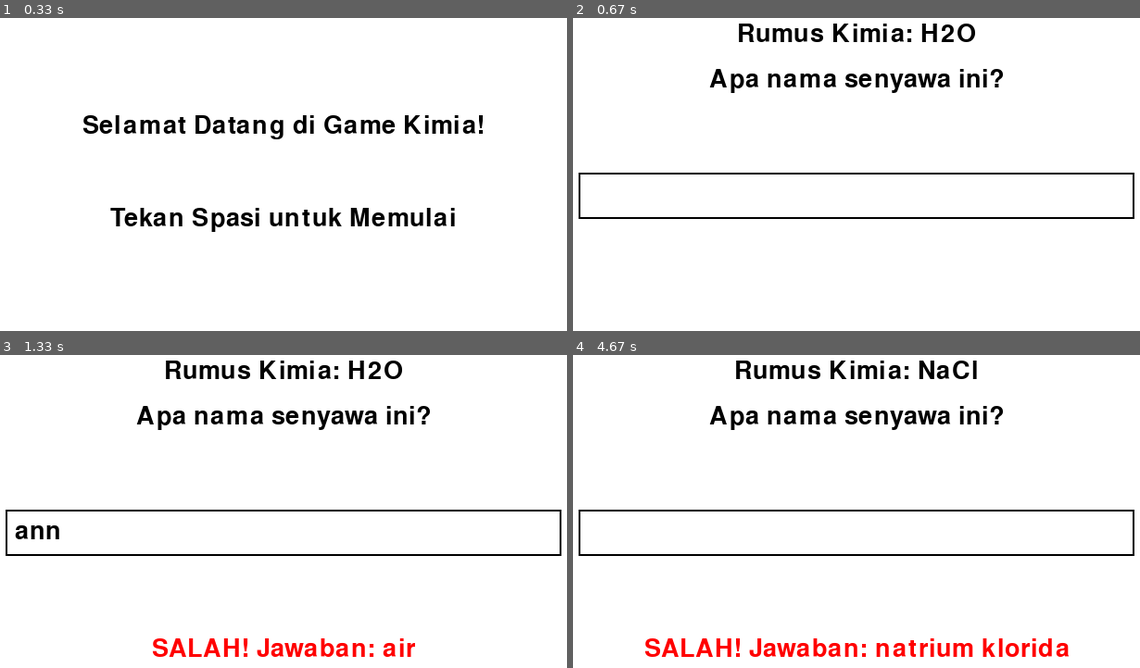
Above: before the commit, frames 1-4 (two rows, left to right).
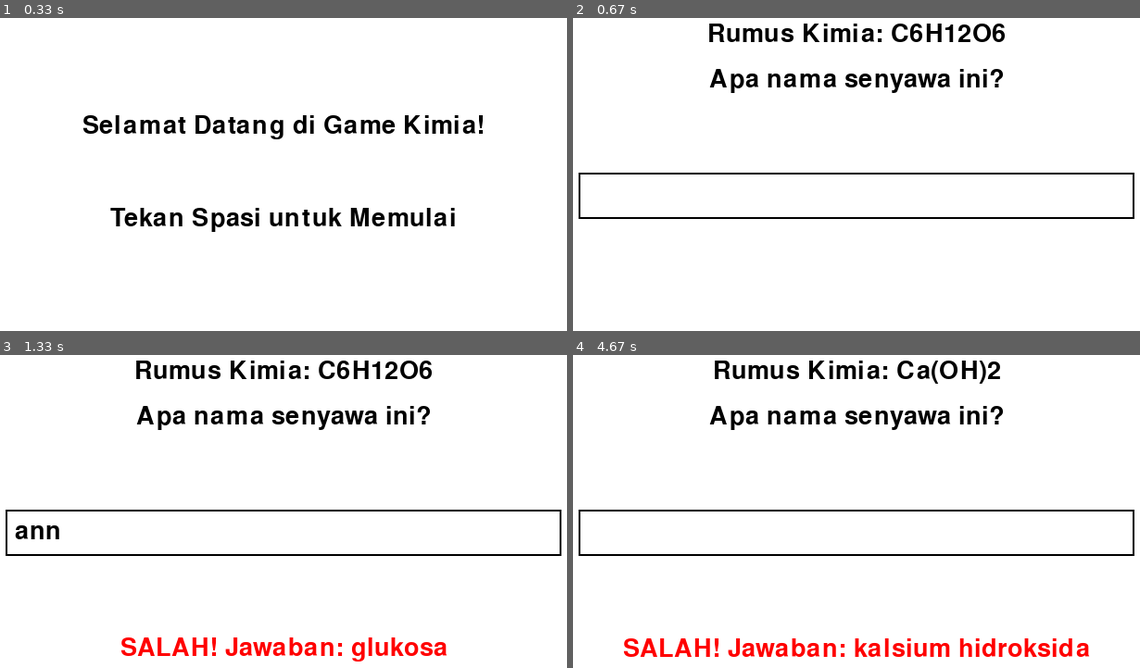
Above: after the commit, the same moments.

Repository: BaraArdiwinata/Bantu-Nida
Game: pygame game, started from chemistry_pygame.py
Same seed, same stepped clock (60 frames per second), same inputs: the game is played once before the commit and once after it.
Inputs:
- Up to frame 1 (0.33 s): no input
- Up to frame 2 (0.67 s): tap Space at 0.33 s
- Up to frame 3 (1.33 s): type "ann" at 0.67 s; tap Enter at 1 s
- Up to frame 4 (4.67 s): tap Enter at 2.87, 4.45 s; type "a" at 4.32 s

Frame 1 is identical in both runs. In frame 2, 1.8% of the frame differs, in the area x 24-77%, y 1-8%; in frame 3, 3.6%; in frame 4, 4.3%, in the area x 8-92%, y 1-97%.

Commit message:
tambahan senyawa

Diff:
--- a/chemistry_pygame.py
+++ b/chemistry_pygame.py
@@ -23,6 +23,28 @@
     "H2O": {"name": "air", "sifat": "Cairan tidak berwarna"},
     "CO2": {"name": "karbon dioksida", "sifat": "Gas tidak berwarna"},
     "NaCl": {"name": "natrium klorida", "sifat": "Dikenal sebagai garam dapur"},
+    "H2SO4": {"name": "asam sulfat", "sifat": "Cairan kental, sangat korosif"},
+    "HCl": {"name": "asam klorida", "sifat": "Cairan asam kuat"},
+    "NH3": {"name": "amonia", "sifat": "Gas dengan bau menyengat"},
+    "CH4": {"name": "metana", "sifat": "Gas tidak berwarna, bahan bakar utama gas alam"},
+    "C2H6": {"name": "etana", "sifat": "Gas tidak berwarna, digunakan dalam produksi etilena"},
+    "C6H12O6": {"name": "glukosa", "sifat": "Kristal putih, sumber energi utama tubuh"},
+    "CaCO3": {"name": "kalsium karbonat", "sifat": "Padatan putih, bahan utama kapur dan marmer"},
+    "C2H5OH": {"name": "etanol", "sifat": "Cairan berbau alkohol, digunakan dalam minuman beralkohol"},
+    "C3H8": {"name": "propana", "sifat": "Gas tidak berwarna, digunakan sebagai bahan bakar"},
+    "C4H10": {"name": "butana", "sifat": "Gas tidak berwarna, digunakan dalam gas LPG"},
+    "C6H6": {"name": "benzen", "sifat": "Cairan beracun, digunakan sebagai pelarut industri"},
+    "C2H4": {"name": "etilena", "sifat": "Gas tidak berwarna, digunakan dalam produksi plastik"},
+    "C3H6": {"name": "propena", "sifat": "Gas tidak berwarna, digunakan dalam industri kimia"},
+    "C2H2": {"name": "asetilena", "sifat": "Gas tidak berwarna, digunakan dalam las"},
+    "H2O2": {"name": "hidrogen peroksida", "sifat": "Cairan berwarna putih, digunakan sebagai antiseptik"},
+    "NaHCO3": {"name": "natrium bikarbonat", "sifat": "Biasa dikenal sebagai baking soda"},
+    "KCl": {"name": "kalium klorida", "sifat": "Kristal putih, digunakan dalam pupuk"},
+    "MgSO4": {"name": "magnesium sulfat", "sifat": "Biasa dikenal sebagai garam Epsom"},
+    "Ca(OH)2": {"name": "kalsium hidroksida", "sifat": "Cairan berwarna putih, dikenal sebagai kapur sirih"},
+    "Na2CO3": {"name": "natrium karbonat", "sifat": "Biasa dikenal sebagai soda kue"},
+    "C12H22O11": {"name": "sukrosa", "sifat": "Kristal putih, biasa dikenal sebagai gula"},
+    "C4H8O2": {"name": "asam asetat", "sifat": "Cairan berwarna tidak berwarna, dikenal sebagai cuka"},
 }
 
 # --- Variabel Game ---
